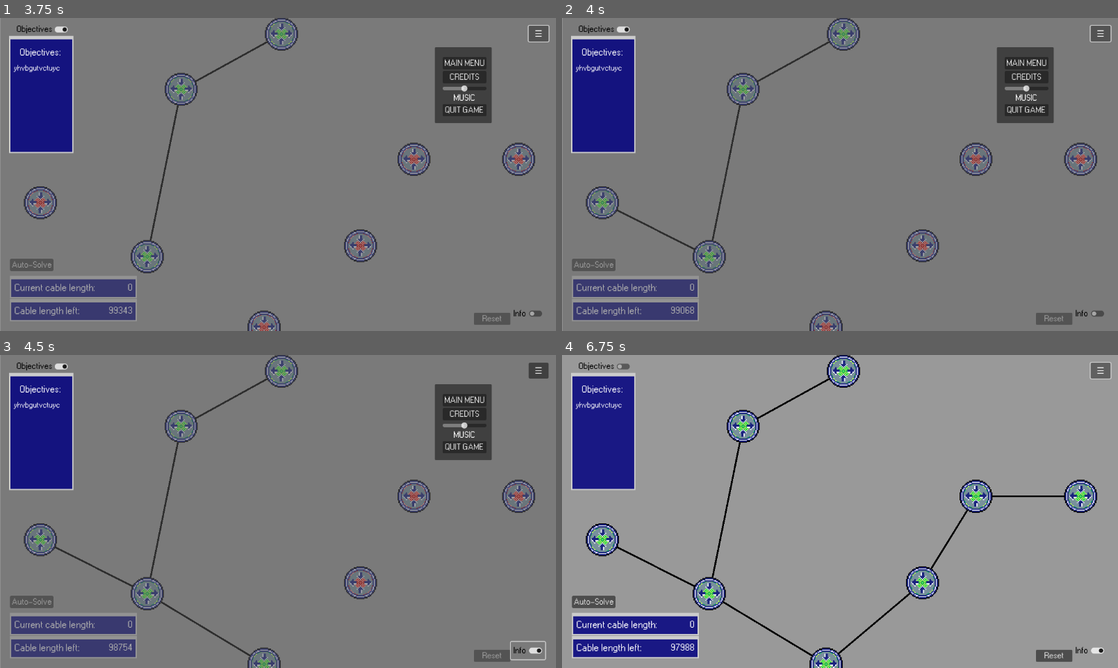
Above: before the commit, frames 1-4 (two rows, left to right).
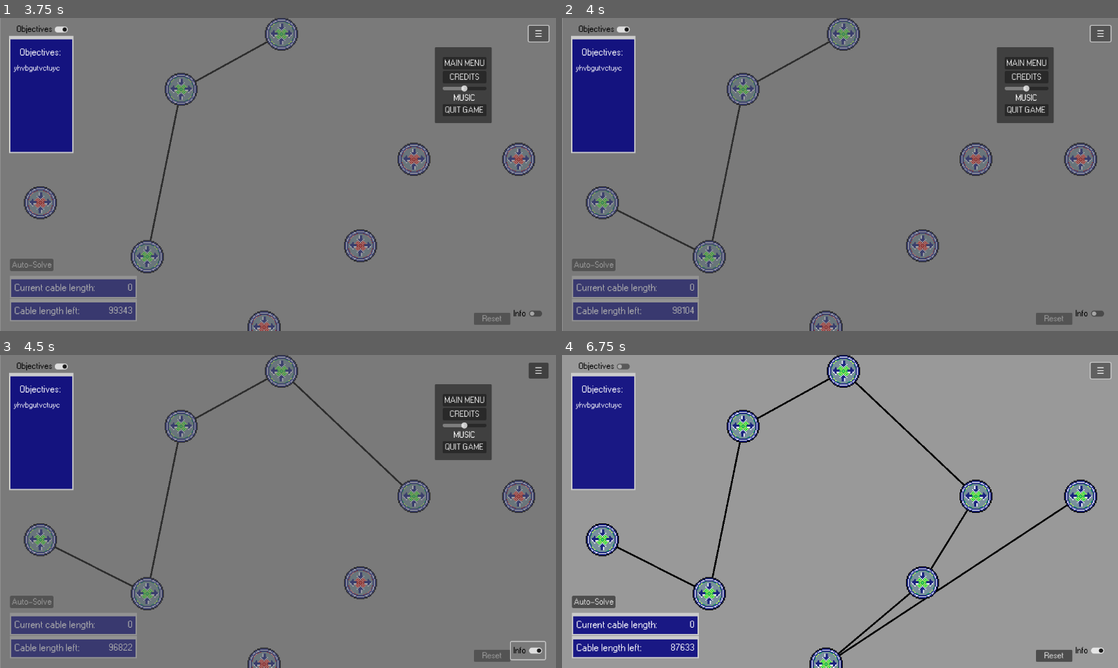
Above: after the commit, the same moments.

Repository: BcubeStudios/Netspace-Game
Game: Godot game, scene res://scenes/opening.tscn
Same seed, same stepped clock (60 frames per second), same inputs: the game is played once before the commit and once after it.
Inputs (mouse positions are in pixels of both pictures, inside the frame that each line leads up to):
- Up to frame 1 (3.75 s): click "START GAME" at 0.5 s; move the mouse to (400, 158) at 1.27 s; click (400, 158) at 1.42 s; move the mouse to (166, 190) at 2.02 s; click (166, 190) at 2.17 s; click "Auto-Solve" at 2.75 s; click "☰" at 3.5 s
- Up to frame 2 (4 s): no input
- Up to frame 3 (4.5 s): click "Info" at 4.25 s
- Up to frame 4 (6.75 s): click "Objectives" at 5 s; click "Auto-Solve" at 5.75 s; click "☰" at 6.5 s

Frame 1 is identical in both runs. In frame 2, less than 0.1% of the frame differs, in the area x 19-24%, y 92-95%; in frame 3, 0.4%; in frame 4, 0.7%, in the area x 19-91%, y 8-97%.
Error in both runs: Attempt to call function 'show' in base 'null instance' on a null instance. (res://scripts/hud.gd:34)

Commit message:
new point type
new point type

Diff:
--- /dev/null
+++ b/GodotWorkspace/scenes/variable_point.tscn
@@ -0,0 +1,55 @@
+[gd_scene load_steps=9 format=3 uid="uid://cjr8l1f3f61dv"]
+
+[ext_resource type="Script" path="res://scripts/variable_point.gd" id="1_jy03a"]
+[ext_resource type="Texture2D" uid="uid://occcic0y0law" path="res://sprites/router_icon/router2.png" id="2_dogpd"]
+[ext_resource type="Texture2D" uid="uid://d2kb6uogm3lqh" path="res://sprites/router_icon/router2b.png" id="3_s4b62"]
+[ext_resource type="Texture2D" uid="uid://cnom2mba7nvdk" path="res://sprites/router_icon/router2c.png" id="4_ndssc"]
+
+[sub_resource type="CircleShape2D" id="CircleShape2D_p3cfi"]
+radius = 25.5783
+
+[sub_resource type="CompressedTexture2D" id="CompressedTexture2D_b5ixt"]
+
+[sub_resource type="CompressedTexture2D" id="CompressedTexture2D_p4n7r"]
+
+[sub_resource type="SpriteFrames" id="SpriteFrames_sowii"]
+animations = [{
+"frames": [{
+"duration": 1.0,
+"texture": ExtResource("2_dogpd")
+}, {
+"duration": 1.0,
+"texture": ExtResource("3_s4b62")
+}, {
+"duration": 1.0,
+"texture": ExtResource("4_ndssc")
+}, {
+"duration": 1.0,
+"texture": SubResource("CompressedTexture2D_b5ixt")
+}, {
+"duration": 1.0,
+"texture": SubResource("CompressedTexture2D_p4n7r")
+}],
+"loop": true,
+"name": &"pointsprite",
+"speed": 5.0
+}]
+
+[node name="variablePoint" type="Node2D"]
+scale = Vector2(0.8, 0.8)
+script = ExtResource("1_jy03a")
+
+[node name="Area2D" type="Area2D" parent="."]
+
+[node name="CollisionShape2D" type="CollisionShape2D" parent="Area2D"]
+scale = Vector2(2, 2)
+shape = SubResource("CircleShape2D_p3cfi")
+
+[node name="icon" type="AnimatedSprite2D" parent="Area2D"]
+position = Vector2(-1.19209e-07, 0)
+scale = Vector2(0.086, 0.086)
+sprite_frames = SubResource("SpriteFrames_sowii")
+animation = &"pointsprite"
+
+[connection signal="mouse_entered" from="Area2D" to="." method="_on_area_2d_mouse_entered"]
+[connection signal="mouse_exited" from="Area2D" to="." method="_on_area_2d_mouse_exited"]
--- a/GodotWorkspace/scripts/director.gd
+++ b/GodotWorkspace/scripts/director.gd
@@ -2,6 +2,7 @@
 
 var point_scene = preload("res://scenes/point.tscn")
 var end_point_scene = preload("res://scenes/end_point.tscn")
+var variable_point_scene = preload("res://scenes/variable_point.tscn")
 
 var points:Array[AbstractPoint]
 var edges:Array[Edge]
@@ -17,6 +18,13 @@
 	current_phedge.reset_origin()
 
 	curr_length = 0
+
+func createVariablePoint(new_name, coords, max_edges):
+	var newPoint = variable_point_scene.instantiate()
+	newPoint.activate(new_name, coords)
+	newPoint.change_max_edges(max_edges)
+	self.add_child(newPoint)
+	points.append(newPoint)
 
 func createEndPoint(new_name, coords):
 	var newPoint = end_point_scene.instantiate()
--- a/GodotWorkspace/scripts/tsp_level.gd
+++ b/GodotWorkspace/scripts/tsp_level.gd
@@ -8,14 +8,14 @@
 	dir.max_phedge = 1000000
 	$HUD/objectivesPanel/objectivesLabel.text = "yhvbgutvctuyc"
 
-	dir.createPoint("point1", randomCoordinates(Vector2i(640, 100)))
-	dir.createPoint("point2", randomCoordinates(Vector2i(910, 230)))
-	dir.createPoint("point3", randomCoordinates(Vector2i(1120, 360)))
-	dir.createPoint("point4", randomCoordinates(Vector2i(910, 490)))
-	dir.createPoint("point5", randomCoordinates(Vector2i(640, 620)))
-	dir.createPoint("point6", randomCoordinates(Vector2i(370, 490)))
-	dir.createPoint("point7", randomCoordinates(Vector2i(160, 360)))
-	dir.createPoint("point8", randomCoordinates(Vector2i(370, 230)))
+	dir.createVariablePoint("point1", randomCoordinates(Vector2i(640, 100)), 2)
+	dir.createVariablePoint("point2", randomCoordinates(Vector2i(910, 230)), 2)
+	dir.createVariablePoint("point3", randomCoordinates(Vector2i(1120, 360)), 2)
+	dir.createVariablePoint("point4", randomCoordinates(Vector2i(910, 490)), 2)
+	dir.createVariablePoint("point5", randomCoordinates(Vector2i(640, 620)), 2)
+	dir.createVariablePoint("point6", randomCoordinates(Vector2i(370, 490)), 2)
+	dir.createVariablePoint("point7", randomCoordinates(Vector2i(160, 360)), 2)
+	dir.createVariablePoint("point8", randomCoordinates(Vector2i(370, 230)), 2)
 
 
 	dir.length_left = 100000
--- /dev/null
+++ b/GodotWorkspace/scripts/variable_point.gd
@@ -0,0 +1,31 @@
+extends Point
+class_name VariablePoint
+
+var max_edges:int = 0
+
+func activate(point_name, point_coords):
+	super(point_name, point_coords)
+	$Area2D/icon.frame = 1
+
+func add_edge(edge:Edge) -> bool:
+	if edges.size() >= max_edges:
+		return false
+	for old_edge in edges:
+		if old_edge.id == edge.id:
+			return false
+	$Area2D/icon.frame = 0
+	edges.append(edge)
+	return true
+
+func possible_edge(edge:Edge) -> bool:
+	if edges.size() >= max_edges:
+		return false
+	for old_edge in edges:
+		if old_edge.id == edge.id:
+			return false
+	return true
+
+func change_max_edges(amount: int):
+	if (amount <1 or amount > 10 ):
+		return
+	max_edges = amount
